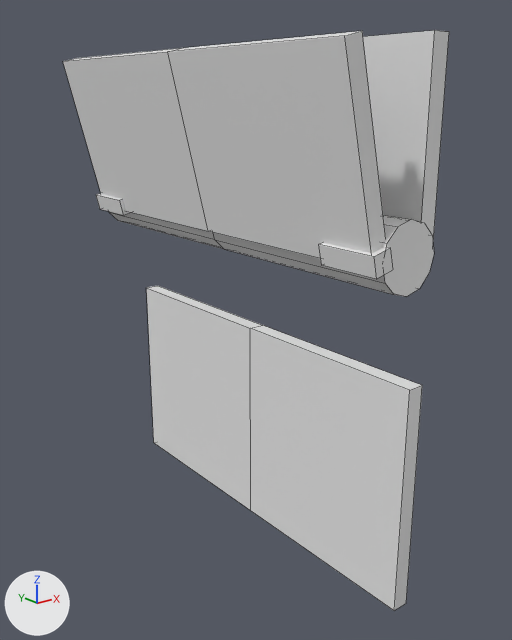
An edit to the FBX model Assets/Objects/Imports/Billboard.fbx, drawn before and after from the same camera.
Rendered twice from a 50 mm lens placed at (-3.31, -4.6, 1.66), pointed at (0.21, -0.2, -0.1). Arrows for +X, +Y and +Z are at lower left; the lights stay in place. Mesh edges are drawn as thin lines. Where no turn or scale is listed for an object, it has been applied to the vertices.

Script lines for the objects in view, before the commit:
```python
me_cube_029 = bpy.data.meshes.new('Cube.029')
me_cube_029.from_pydata(...)  # 104 vertices, 78 faces; spans x -0.44..0.44, y -1.8..1.8, z -2.04..2.04
ob_tafel = bpy.data.objects.new('Tafel', me_cube_029)
ob_tafel.location = (0.0, 0.0, 0.0)
```
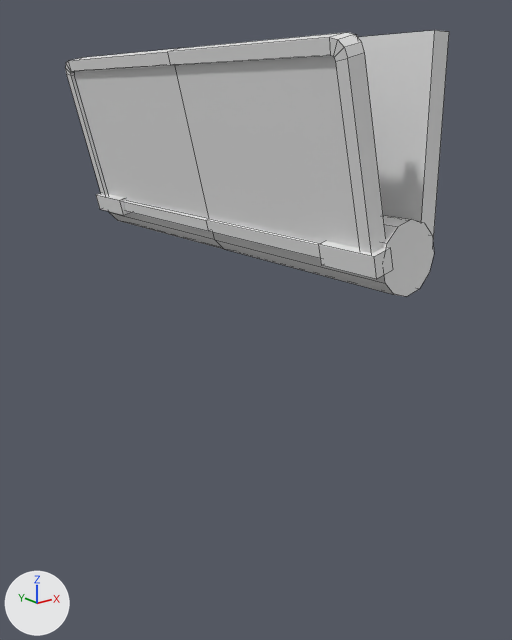
The newer file is also turned or shifted as a whole; pictures and numbers use the older file's frame.

Patch to the scene script:
```diff
--- a/Assets/Objects/Imports/Billboard.fbx.py
+++ b/Assets/Objects/Imports/Billboard.fbx.py
@@ me_cube_029 @@
 # used by ob_tafel; location = (0.0, 0.0, 0.0)
-me_cube_029.from_pydata(...)  # 104 vertices, 78 faces; spans x -0.44..0.44, y -1.8..1.8, z -2.04..2.04
+me_cube_029.from_pydata(...)  # 128 vertices, 98 faces; spans x -0.44..0.44, y -1.8..1.8, z 0.46..2.04
+# me_cube_029 part 1: the loose piece of 12 vertices spanning x 0.3..0.44, y -1.76..1.76, z -2.04..-0.24 is deleted
+# me_cube_029 part 2
+# 4 vertices are removed from x -0.44..-0.31, y -1.76..1.76, z 1.97..2.0
+# 20 faces are deleted
+# 34 vertices are added at x -0.44..-0.11, y -1.76..1.76, z 0.75..1.97
+# 6 new vertices lie (0.13, 0.0, 0.03) away from vertices in x -0.44..-0.42, y -1.74..1.74, z 1.92..1.97
+# 50 new faces join them
```

Location of each change, (x1, y1, x2, y2) in pixels of the pictures (512 x 640 px):
'Tafel', reshaped (54% shorter): before (63, 30, 449, 611); after (65, 30, 449, 297)
part 1 of me_cube_029, deleted: before (147, 286, 422, 611)
part 2 of me_cube_029, built on: before (63, 31, 393, 279); after (65, 32, 393, 279)
